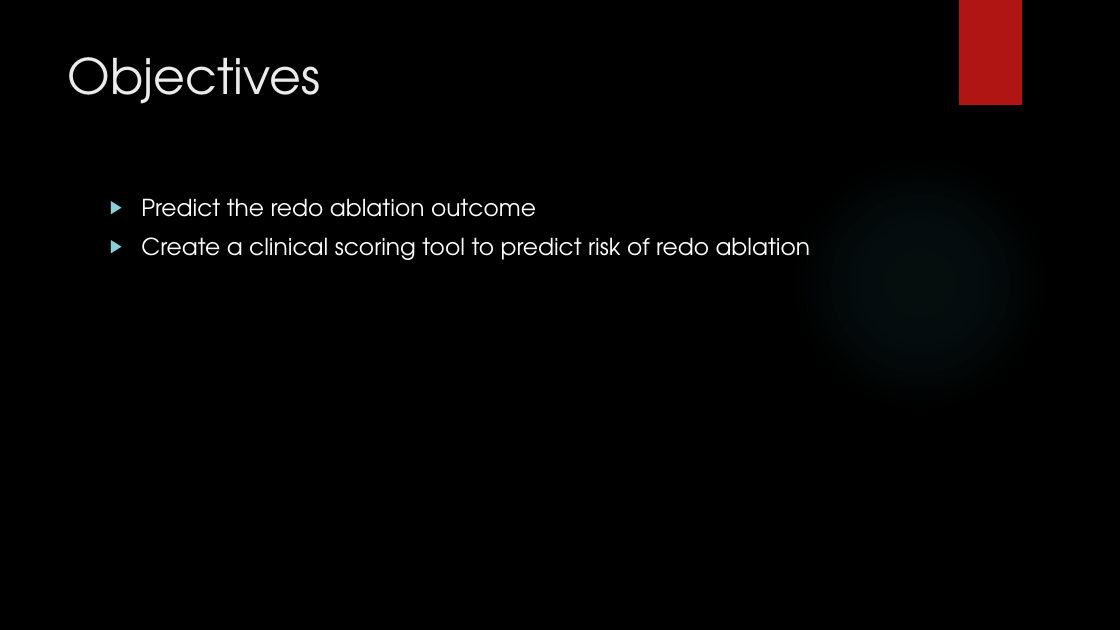
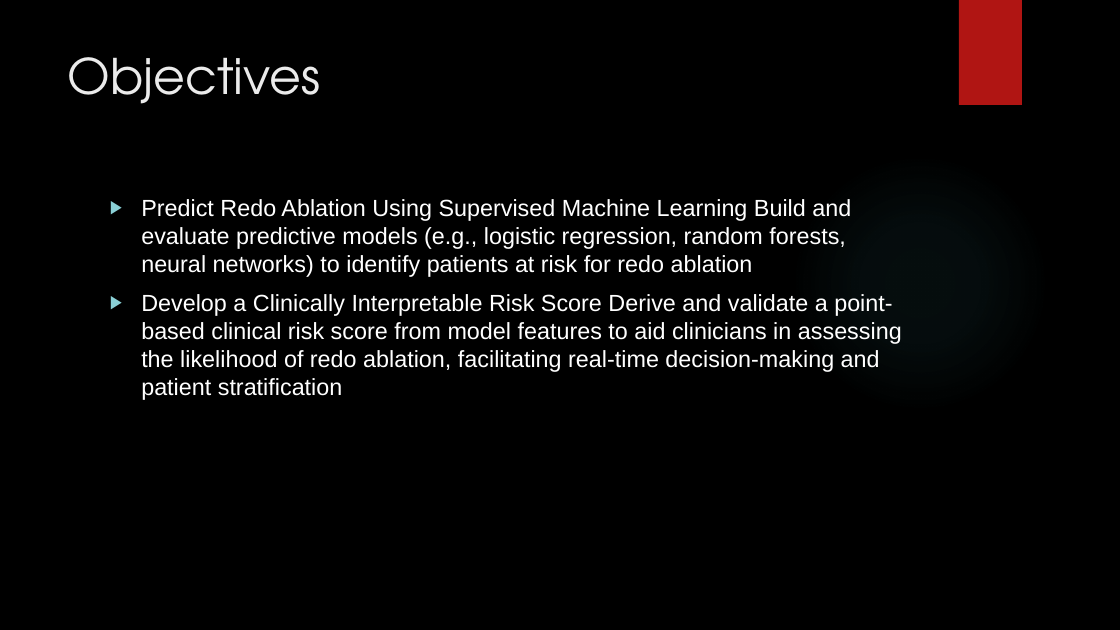
Before and after one commit to Vorlon41/Master-of-Data-Science-CU-Boulder-Colorado, a slide deck: slide 2 of Machine Learning/DTSA 5509 Introduction to Machine Learning Supervised Learning/Final/DTSA 5509 Supervised Learning Project.pptx. Drawn at 1120x630 pixels with LibreOffice and Linux fonts; fonts in the diff are those of the drawing; background and template pictures are left out. Boxes give left, top, right and bottom in pixels: in the first picture for what was removed or moved away, otherwise in the second. Text is boxed around its words. In the diff, an @@ line names an element or a change of style, - is before the commit and + after.

```diff
--- a/Machine Learning/DTSA 5509 Introduction to Machine Learning Supervised Learning/Final/DTSA 5509 Supervised Learning Project.pptx
+++ b/Machine Learning/DTSA 5509 Introduction to Machine Learning Supervised Learning/Final/DTSA 5509 Supervised Learning Project.pptx
@@ text at bbox=[141, 199, 902, 400]: text changed; font TeX Gyre Adventor to Arial @@
-▶ Predict the redo ablation outcome
-▶ Create a clinical scoring tool to predict risk of redo ablation
+▶ Predict Redo Ablation Using Supervised Machine Learning Build and evaluate predictive models (e.g., logistic regression, random forests, neural networks) to identify patients at risk for redo ablation
+▶ Develop a Clinically Interpretable Risk Score Derive and validate a point-based clinical risk score from model features to aid clinicians in assessing the likelihood of redo ablation, facilitating real-time decision-making and patient stratification
```
Also in this commit, not shown: 2 other slides changed, 1 slide added.
